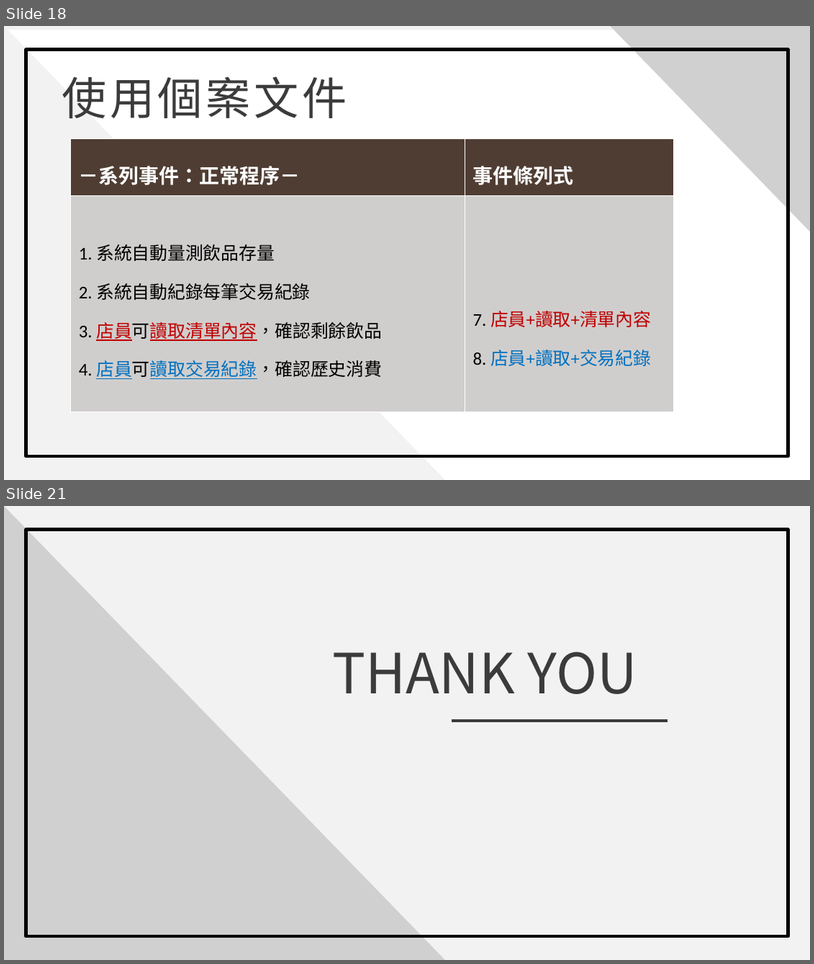
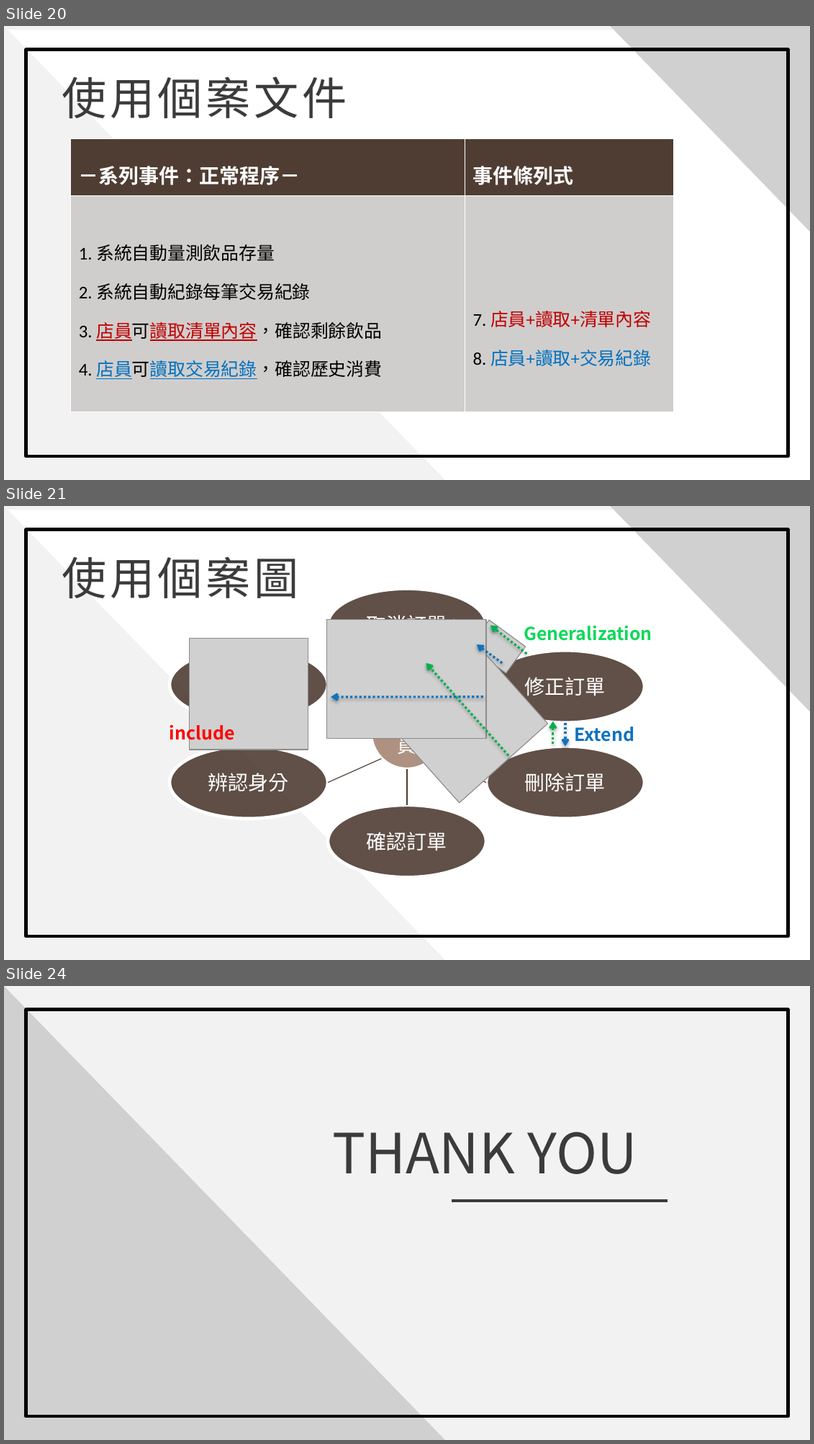
Before and after one commit to 0451030/108_SE_Team8, a slide deck: 軟體工程_期中報告.pptx. Shown one above the other, each under a label of ours: slides 18 and 21 before the commit, slides 20, 21 and 24 after it; the slides between them are not shown. The pictures are 814x964 and 814x1444 pixels, drawn with LibreOffice and Linux fonts; fonts in the diff are those of the drawing; grey boxes stand for pictures; background and template pictures are left out. Boxes give left, top, right and bottom in pixels: in the first picture for what was removed or moved away, otherwise in the second. Text is boxed around its words. In the diff, an @@ line names an element or a change of style, - is before the commit and + after.

```diff
--- a/軟體工程_期中報告.pptx
+++ b/軟體工程_期中報告.pptx
@@ slide 21 added at <box>4,506,810,960</box>, background picture (left out); not listed: 1 template element that a slide beside it also shows @@
@@ rectangle added at <box>4,510,810,960</box>, fill #FFFFFF @@
@@ triangle added at <box>4,506,445,959</box>, fill #F2F2F2 @@
@@ picture added at <box>610,506,810,712</box> @@
@@ rectangle added at <box>26,529,789,936</box>, outline #000000 3 pt @@
@@ text added at <box>62,556,298,599</box>, 40 pt, text #3B3B3B @@
+使用個案圖
@@ ellipse added at <box>328,588,486,661</box>, fill #4F3D33 at 90% opacity, outline #FFFFFF 3 pt, 18 pt, text #FFFFFF @@
+取消訂單
@@ picture added at <box>327,620,487,739</box> @@
@@ picture added at <box>366,618,548,802</box> @@
@@ picture added at <box>470,620,525,673</box> @@
@@ arrow added from (527, 654) to (490, 626), #00B050 2 pt dashed @@
@@ text added at <box>524,626,652,645</box>, 16 pt, text #0ED85B, bold @@
+Generalization
@@ ellipse added at <box>170,648,327,721</box>, fill #4F3D33 at 90% opacity, outline #FFFFFF 3 pt, 18 pt, text #FFFFFF @@
+新增訂單
@@ picture added at <box>190,638,309,749</box> @@
@@ arrow added from (502, 663) to (476, 645), #0E73BE 2 pt dashed @@
@@ ellipse added at <box>486,650,644,723</box>, fill #4F3D33 at 90% opacity, outline #FFFFFF 3 pt, 18 pt, text #FFFFFF @@
+修正訂單
@@ arrow added from (509, 755) to (427, 663), #00B050 2 pt dashed @@
@@ line added from (381, 708) to (328, 685), #4E3B31 0.75 pt @@
@@ arrow added from (483, 696) to (332, 697), #0E73BE 2 pt dashed @@
@@ ellipse added at <box>371,696,443,769</box>, fill #A68674 at 90% opacity, outline #FFFFFF 3 pt, 18 pt, text #FFFFFF @@
+店員
@@ line added from (433, 708) to (486, 687), #4E3B31 0.75 pt @@
@@ text added at <box>170,721,235,744</box>, 16 pt, text #FF0000, bold @@
+include
@@ arrow added from (553, 744) to (553, 721), #00B050 2 pt dashed @@
@@ arrow added from (566, 723) to (566, 746), #0E73BE 2 pt dashed @@
@@ text added at <box>575,726,635,741</box>, 16 pt, text #0E73BE, bold @@
+Extend
@@ ellipse added at <box>170,746,327,819</box>, fill #4F3D33 at 90% opacity, outline #FFFFFF 3 pt, 18 pt, text #FFFFFF @@
+辨認身分
@@ line added from (328, 782) to (381, 759), #4E3B31 0.75 pt @@
@@ line added from (486, 782) to (433, 759), #4E3B31 0.75 pt @@
@@ ellipse added at <box>486,746,644,819</box>, fill #4F3D33 at 90% opacity, outline #FFFFFF 3 pt, 18 pt, text #FFFFFF @@
+刪除訂單
@@ line added from (407, 804) to (407, 769), #4E3B31 0.75 pt @@
@@ ellipse added at <box>328,804,486,877</box>, fill #4F3D33 at 90% opacity, outline #FFFFFF 3 pt, 18 pt, text #FFFFFF @@
+確認訂單
@@ what was slide 18 is now slide 20 @@
@@ what was slide 21 is now slide 24 @@
```
Also in this commit, not shown: 10 slides changed, 2 other slides added.
